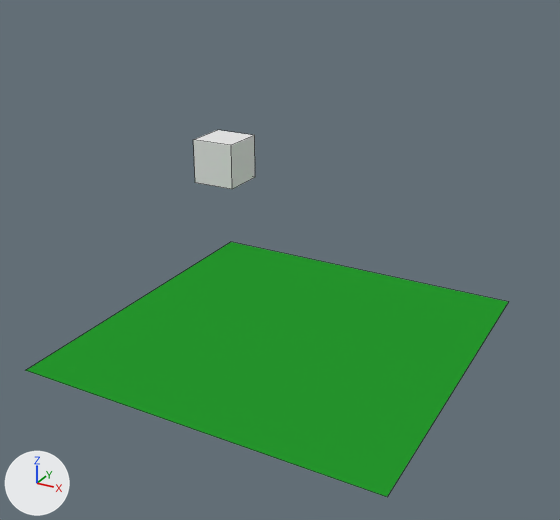
The Blender file tools/blendfiles/26/03-Skybox.blend as it was, and as the next commit left it.
The view is the same before and after, from a camera (50 mm lens) standing at (11.9, -21.7, 13.7) and looking at (-0.1, 0.1, 2.9). The lights are fixed; the arrows at lower left show +X, +Y and +Z. Mesh edges are drawn as thin lines.

Names of what the first picture shows: 'Ground', 'Skybox'.
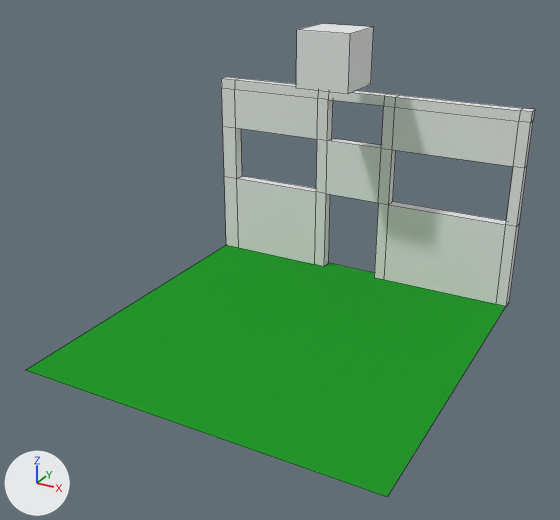
What differs and where, as boxes (x1, y1, x2, y2) in the pictures (560 x 520 px):
```json
{"object": "Cube", "change": "added", "after": [221, 77, 535, 307]}
{"object": "Skybox", "change": "moved", "before": [193, 130, 255, 189], "after": [296, 23, 374, 94]}
```

Scene script edits in JSON lines:
```json
{"op": "add", "block": "me_cube", "code": ["me_cube = bpy.data.meshes.new('Cube')", "me_cube.from_pydata(...)  # 80 vertices, 83 faces; spans x -1.0..11.82, y 0.58..1.0, z -1.0..6.6", "me_cube.materials.append(mat_material_001)  # white #e7e7e7"]}
{"op": "set", "path": "ob_skybox.location", "old": "(-6.83, 7.18, 3.73)", "new": "(0.14, 3.73, 9.27)"}
{"op": "add", "block": "ob_cube", "code": ["ob_cube = bpy.data.objects.new('Cube', me_cube)", "ob_cube.location = (-5.18, 5.5, 1.0)"]}
```
